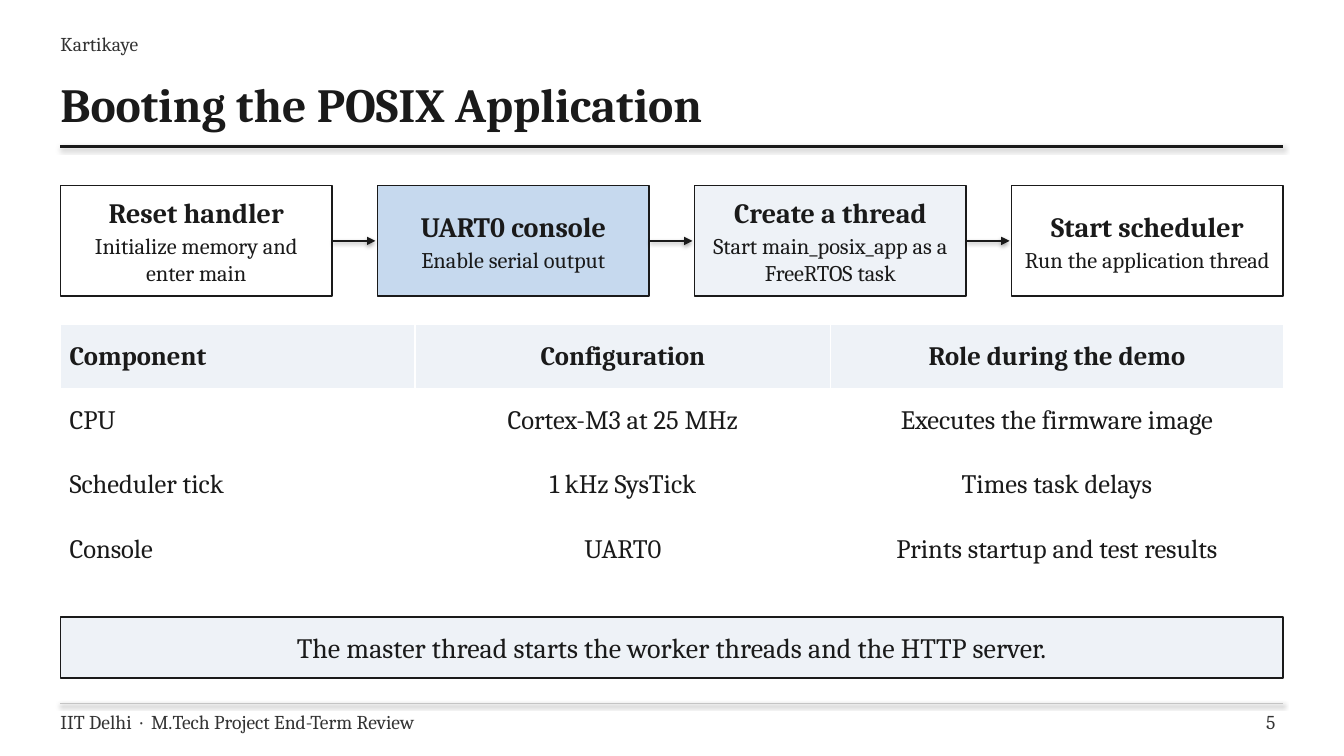
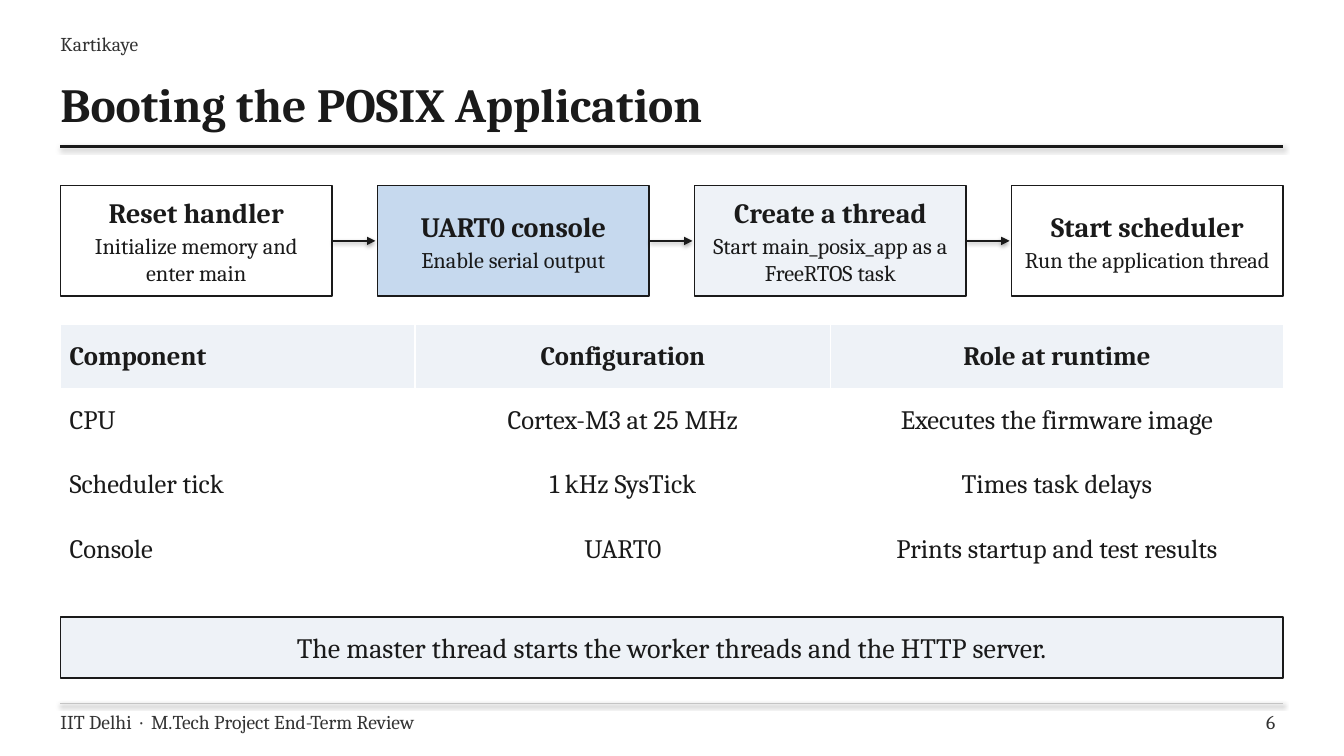
Before and after one commit to Akshat1508/STM32-Simulated-Linux, a slide deck: slide 6 of MTP/Combined_Final_Presentation.pptx (slide 5 before the commit). Drawn at 1344x756 pixels with LibreOffice and Linux fonts; fonts in the diff are those of the drawing. Boxes give left, top, right and bottom in pixels: in the first picture for what was removed or moved away, otherwise in the second. Text is boxed around its words. In the diff, an @@ line names an element or a change of style, - is before the commit and + after.

```diff
--- a/MTP/Combined_Final_Presentation.pptx
+++ b/MTP/Combined_Final_Presentation.pptx
@@ table at [60,325,1284,582] @@
-row 1, column 3: Role during the demo
+row 1, column 3: Role at runtime
@@ text at [1266,716,1275,729]: text changed @@
-5
+6
```
Also in this commit, not shown: 10 other slides changed, 1 slide removed, 3 other files.
